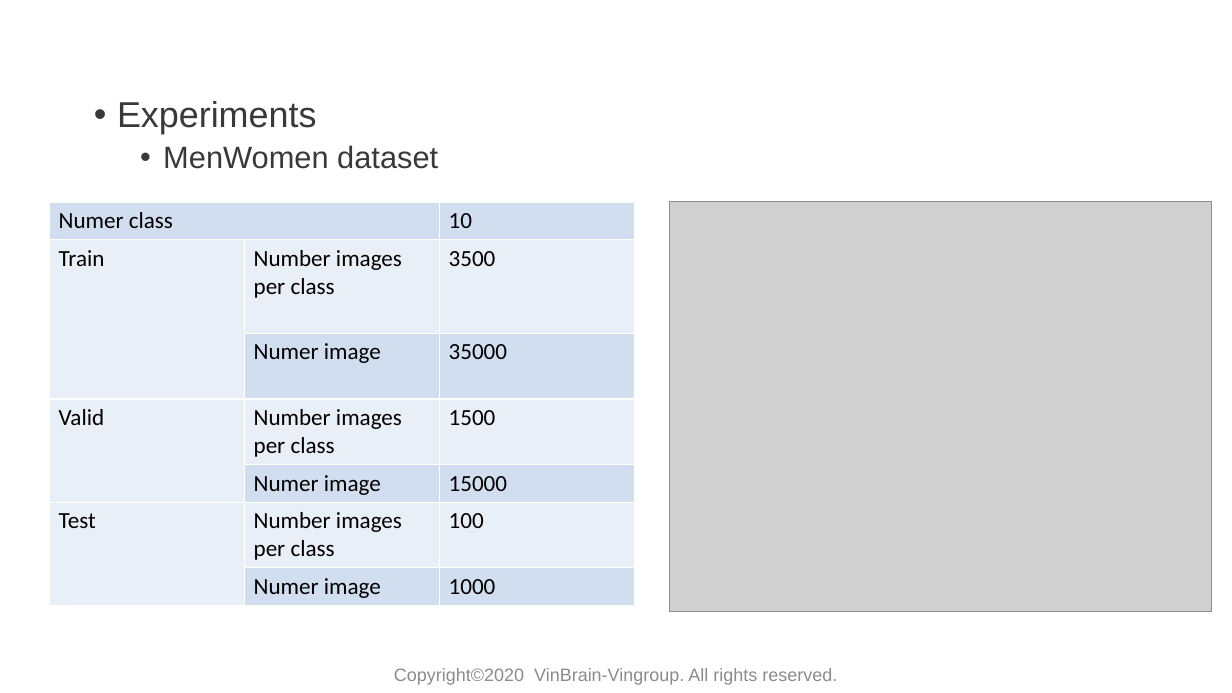
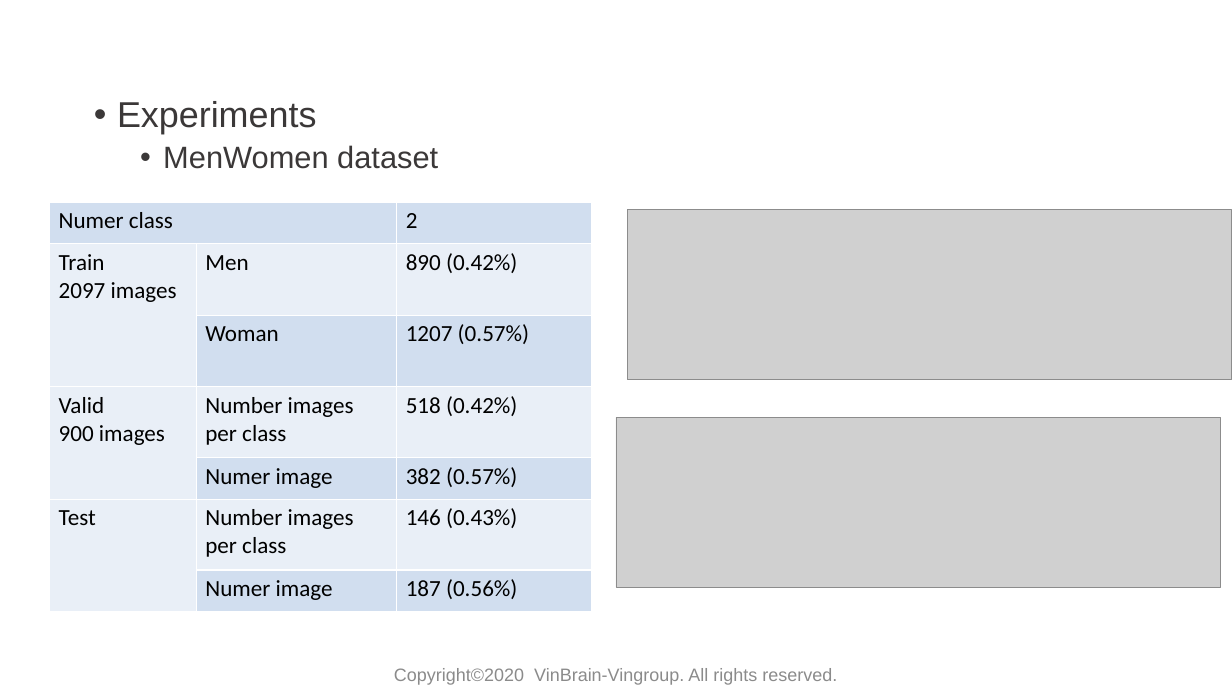
Before and after one commit to huyentls1114/vinbrain-internship, a slide deck: slide 11 of mid_term/mid_term.pptx. Drawn at 1232x693 pixels with LibreOffice and Linux fonts; fonts in the diff are those of the drawing; grey boxes stand for pictures; background and template pictures are left out. Boxes give left, top, right and bottom in pixels: in the first picture for what was removed or moved away, otherwise in the second. Text is boxed around its words. In the diff, an @@ line names an element or a change of style, - is before the commit and + after.

```diff
--- a/mid_term/mid_term.pptx
+++ b/mid_term/mid_term.pptx
@@ table at (50, 202, 592, 612) @@
-row 1, column 3: 10
+row 1, column 3: 2
-row 2: Train | Number images per class | 3500
+row 2: Train / 2097 images | Men | 890 (0.42%)
-row 3, column 2: Numer image
+row 3, column 2: Woman
-row 3, column 3: 35000
+row 3, column 3: 1207 (0.57%)
-row 4, column 1: Valid
+row 4, column 1: Valid / 900 images
-row 4, column 3: 1500
+row 4, column 3: 518 (0.42%)
-row 5, column 3: 15000
+row 5, column 3: 382 (0.57%)
-row 6, column 3: 100
+row 6, column 3: 146 (0.43%)
-row 7, column 3: 1000
+row 7, column 3: 187 (0.56%)
@@ table: place and size @@
-table at (50, 202, 635, 602)
+table at (50, 202, 592, 612)
@@ picture removed at (670, 202, 1213, 612) @@
@@ picture added at (628, 210, 1232, 380) @@
@@ picture added at (616, 418, 1222, 588) @@
```
Also in this commit, not shown: 6 other files.
